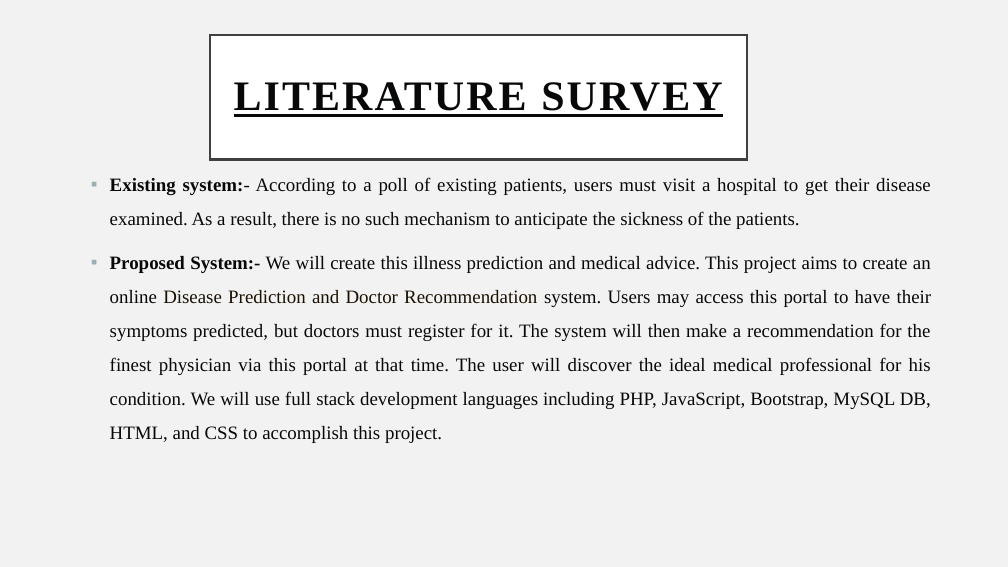
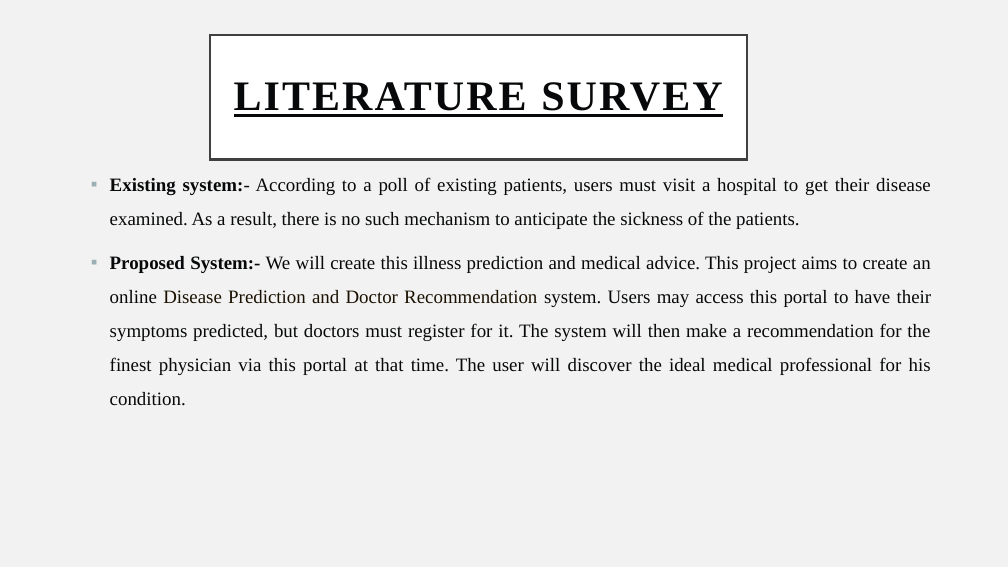
Before and after one commit to SHREYASX07/diseaseprediction-doctorrecommendation, a slide deck: slide 6 of Dpdr ppt.pptx. Drawn at 1008x567 pixels with LibreOffice and Linux fonts; fonts in the diff are those of the drawing. Boxes give left, top, right and bottom in pixels: in the first picture for what was removed or moved away, otherwise in the second. Text is boxed around its words. In the diff, an @@ line names an element or a change of style, - is before the commit and + after.

Commit message:
Project Document & Source Code

```diff
--- a/Dpdr ppt.pptx
+++ b/Dpdr ppt.pptx
@@ text at bbox=[110, 256, 932, 406]: text changed @@
-▪ Proposed System:- We will create this illness prediction and medical advice. This project aims to create an online Disease Prediction and Doctor Recommendation system. Users may access this portal to have their symptoms predicted, but doctors must register for it. The system will then make a recommendation for the finest physician via this portal at that time. The user will discover the ideal medical professional for his condition. We will use full stack development languages including PHP, JavaScript, Bootstrap, MySQL DB, HTML, and CSS to accomplish this project.
+▪ Proposed System:- We will create this illness prediction and medical advice. This project aims to create an online Disease Prediction and Doctor Recommendation system. Users may access this portal to have their symptoms predicted, but doctors must register for it. The system will then make a recommendation for the finest physician via this portal at that time. The user will discover the ideal medical professional for his condition.
```
Also in this commit, not shown: 16 other slides changed, 2 other files.
